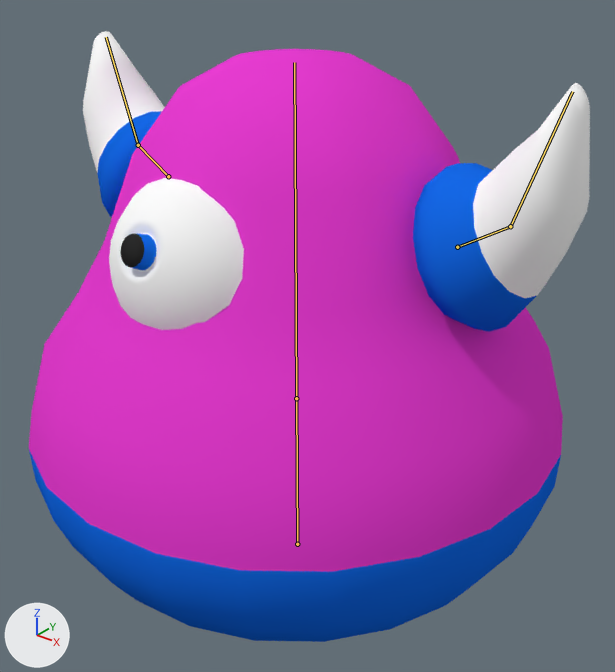
A saved change to the Blender file Nickeloadeon poc/Assets/3D models/monster1.blend.
Both versions are drawn from a 50 mm camera at (8.58, -10.42, 6.46) aimed at (0.17, 0.1, -0.06). Lighting does not change. The marker at lower left points along +X, +Y and +Z. The bones that bend it are drawn over the model as lines.
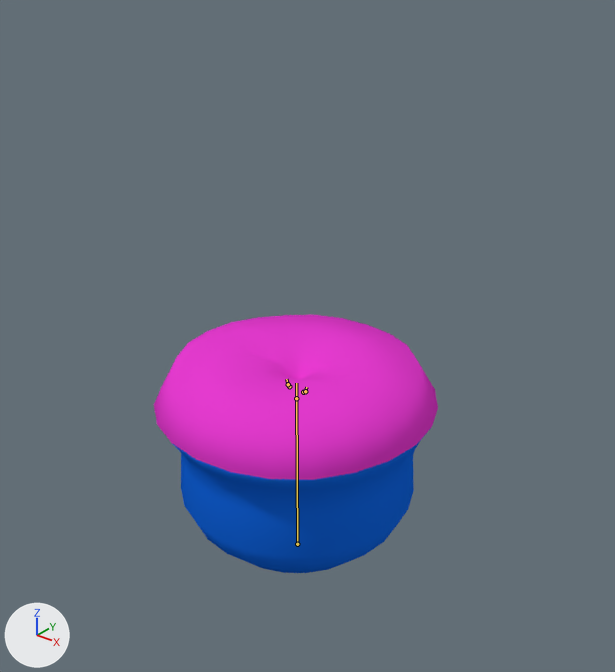
The newer file adds an action. The first version stands in its rest pose; the second is drawn at frame 10 of the action 'bullethit'.

Changed parts and their boxes [x1, y1, x2, y2] in the pictures (615 x 672 px):
```json
{"object": "Sphere", "change": "posed", "before": [29, 31, 590, 642], "after": [154, 315, 438, 573], "on screen": "49% narrower, 58% shorter"}
{"bone": "Bone.001", "before": "(296, 398) to (294, 62)", "after": "(296, 398) to (296, 383)"}
```

Scene script edits in JSON lines:
```json
{"block": "bone_bone_001", "where": "bone_bone_001 = bpy.data.objects['Armature'].pose.bones['Bone.001']  # child of 'Bone'"}
{"op": "set", "path": "bone_bone_001.scale", "old": "(1.0, 1.0, 1.0)", "new": "(0.05, 0.05, 0.05)"}
```
